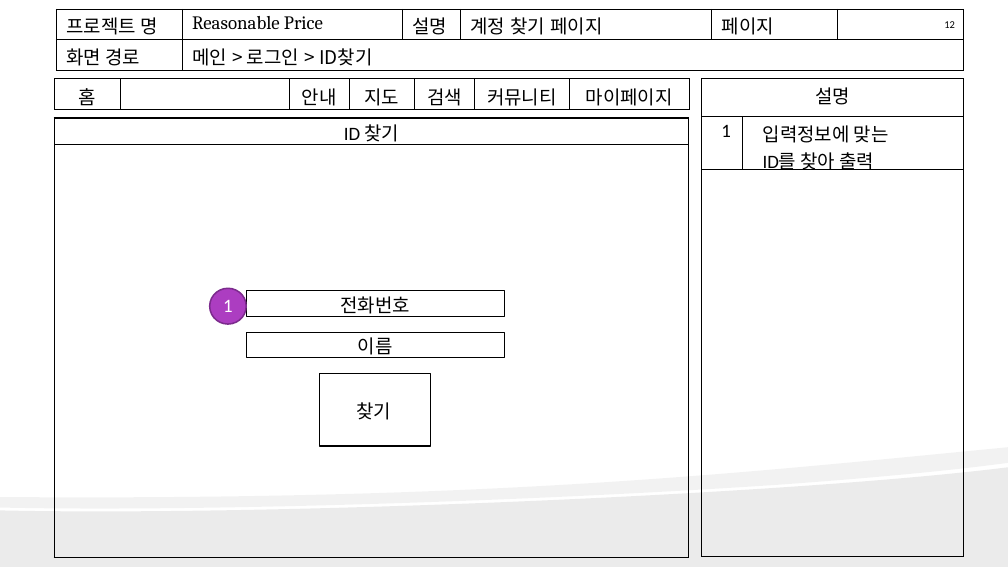
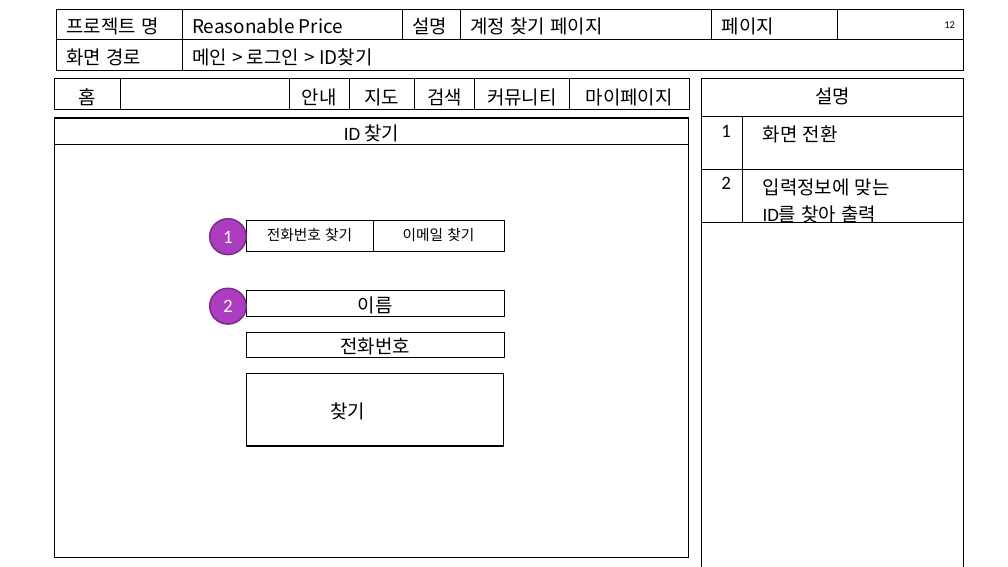
Before and after one commit to kjayvam/HTML, a slide deck: slide 14 of project/ppt/김영민_화면설계.pptx. Drawn at 1008x567 pixels with LibreOffice and Linux fonts; fonts in the diff are those of the drawing. Boxes give left, top, right and bottom in pixels: in the first picture for what was removed or moved away, otherwise in the second. Text is boxed around its words. In the diff, an @@ line names an element or a change of style, - is before the commit and + after.

```diff
--- a/project/ppt/김영민_화면설계.pptx
+++ b/project/ppt/김영민_화면설계.pptx
@@ table at bbox=[56, 9, 963, 70] @@
@@ font Cambria to Noto Sans CJK KR in "Reasonable Price" @@
@@ table at bbox=[702, 79, 964, 567] @@
-row 2: 1 | 입력정보에 맞는 / ID를 찾아 출력
+row 2: 1 | 화면 전환
+row 3: 2 | 입력정보에 맞는 / ID를 찾아 출력
@@ freeform shape added at bbox=[209, 219, 246, 254], fill #AC3DC1 @@
@@ freeform shape added at bbox=[209, 219, 246, 254], outline #7C2B8D 1.44 pt @@
@@ text "1": place and size @@
-text "1" at bbox=[223, 300, 233, 312]
+text "1" at bbox=[223, 231, 233, 243]
@@ table added at bbox=[247, 220, 504, 252], 1 rows, 2 columns @@
+전화번호 찾기 | 이메일 찾기
@@ rectangle "이름": place and size @@
-rectangle "이름" at bbox=[247, 332, 504, 358]
+rectangle "이름" at bbox=[247, 291, 504, 317]
@@ text added at bbox=[223, 300, 233, 312], 18 pt, text #FFFFFF @@
+2
@@ rectangle "전화번호": place and size @@
-rectangle "전화번호" at bbox=[247, 291, 504, 317]
+rectangle "전화번호" at bbox=[247, 332, 504, 358]
@@ rectangle "찾기": place and size @@
-rectangle "찾기" at bbox=[320, 374, 431, 446]
+rectangle "찾기" at bbox=[247, 374, 504, 446]
@@ freeform shape removed at bbox=[0, 447, 1008, 567] @@
@@ freeform shape removed at bbox=[0, 468, 1008, 567] @@
```
Also in this commit, not shown: 28 other slides changed, 11 other files.
